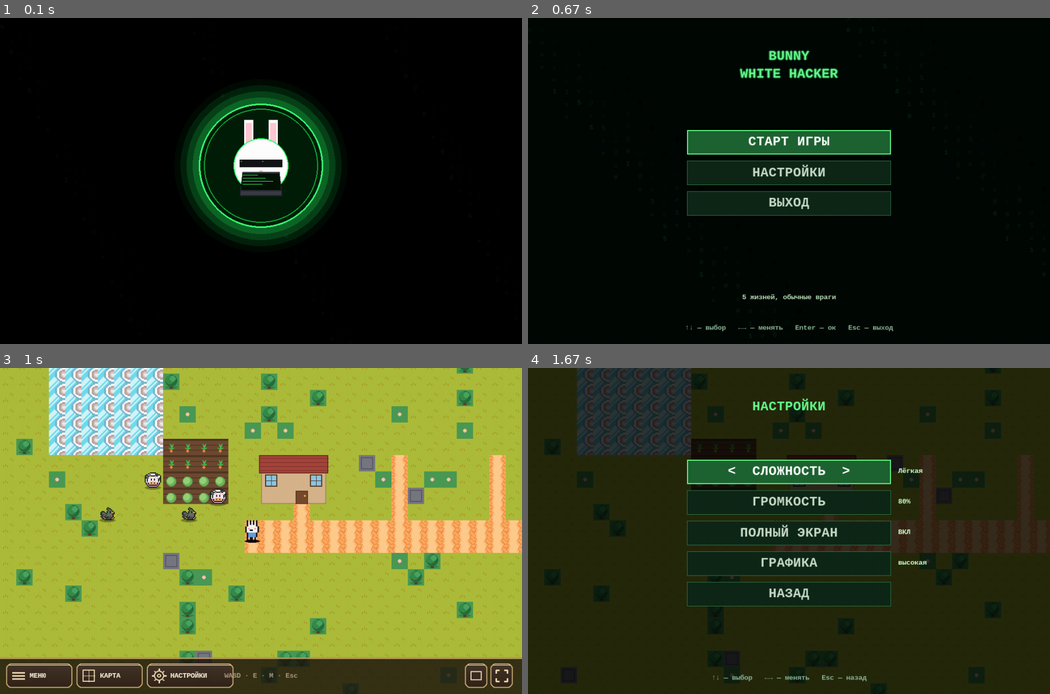
Above: before the commit, frames 1-4 (two rows, left to right).
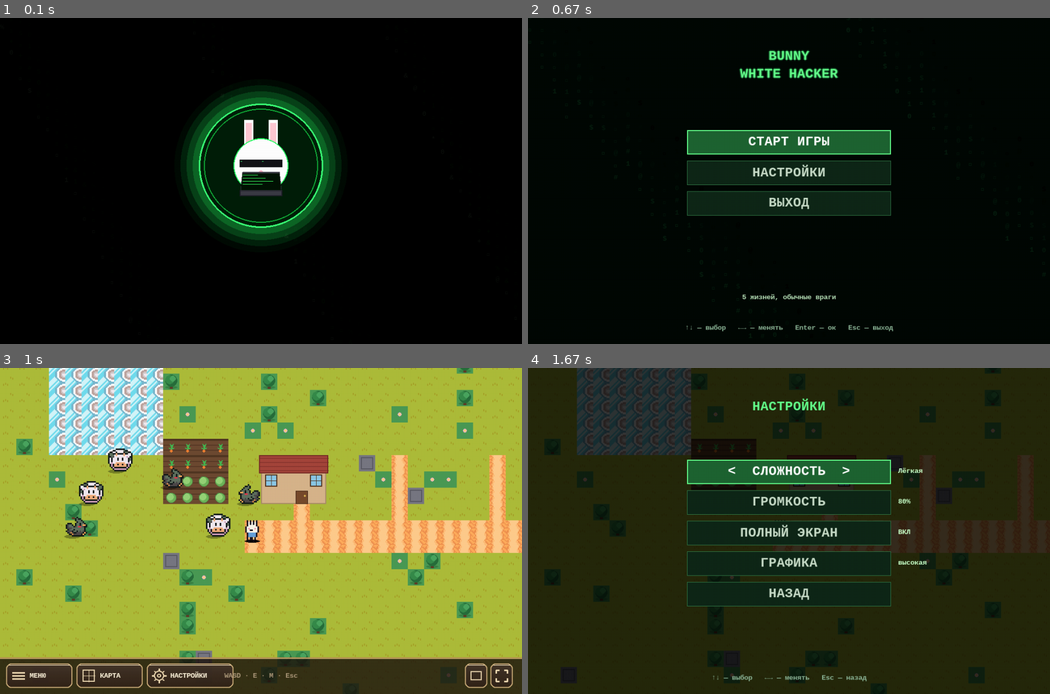
Above: after the commit, the same moments.

Repository: Folombas/PyGame2026
Game: pygame game, started from PyPixelTD/main.py
Two runs of this game, one before a commit and one after it. Both use one fixed random seed, a clock stepped at 60 frames per second and the inputs below.
Inputs:
- Up to frame 1 (0.1 s): no input
- Up to frame 2 (0.67 s): tap Enter at 0.33 s
- Up to frame 3 (1 s): tap Space at 0.67 s
- Up to frame 4 (1.67 s): click "НАСТРОЙКИ" at 1.05 s; type "ann" at 1.33 s

Frames 1-2 are identical in both runs. In frame 3, 2.0% of the frame differs, in the area x 12-50%, y 24-53%; in frame 4, nothing differs.

Commit message:
Bigger animals (48x48); 6 animals on meadow; scattered positions

Diff:
--- a/PyPixelTD/animals.py
+++ b/PyPixelTD/animals.py
@@ -40,11 +40,11 @@
         for i in range(2):
             sub = pygame.Surface((16, 16), pygame.SRCALPHA)
             sub.blit(sheet, (0, 0), pygame.Rect(i * 16, 0, 16, 16))
-            frames.append(pygame.transform.scale(sub, (32, 32)))
+            frames.append(pygame.transform.scale(sub, (48, 48)))
         return frames
 
     def rect(self):
-        return pygame.Rect(int(self.x) - 16, int(self.y) - 16, 32, 32)
+        return pygame.Rect(int(self.x) - 24, int(self.y) - 24, 48, 48)
 
     def update(self):
         # Ходим туда-сюда
@@ -83,8 +83,8 @@
         img = frame
         if not self.facing_right:
             img = pygame.transform.flip(frame, True, False)
-        sx = int(self.x) - 16 - cam_x
-        sy = int(self.y) - 32 - cam_y
+        sx = int(self.x) - 24 - cam_x
+        sy = int(self.y) - 48 - cam_y
         # Тень
         shadow = pygame.Surface((32, 8), pygame.SRCALPHA)
         pygame.draw.ellipse(shadow, (0, 0, 0, 80), (0, 0, 32, 8))
--- a/PyPixelTD/world_td.py
+++ b/PyPixelTD/world_td.py
@@ -201,10 +201,12 @@
 
 
         # Животные на лугу — коровы и куры
-        self.animals.append(Animal(9, 19, "cow"))
-        self.animals.append(Animal(13, 20, "cow"))
-        self.animals.append(Animal(11, 21, "chicken"))
-        self.animals.append(Animal(6, 21, "chicken"))
+        self.animals.append(Animal(7, 18, "cow"))
+        self.animals.append(Animal(13, 22, "cow"))
+        self.animals.append(Animal(5, 20, "cow"))
+        self.animals.append(Animal(10, 19, "chicken"))
+        self.animals.append(Animal(15, 20, "chicken"))
+        self.animals.append(Animal(4, 22, "chicken"))
 
     # ---- Доступ ----
     def tile_at(self, tx, ty):
